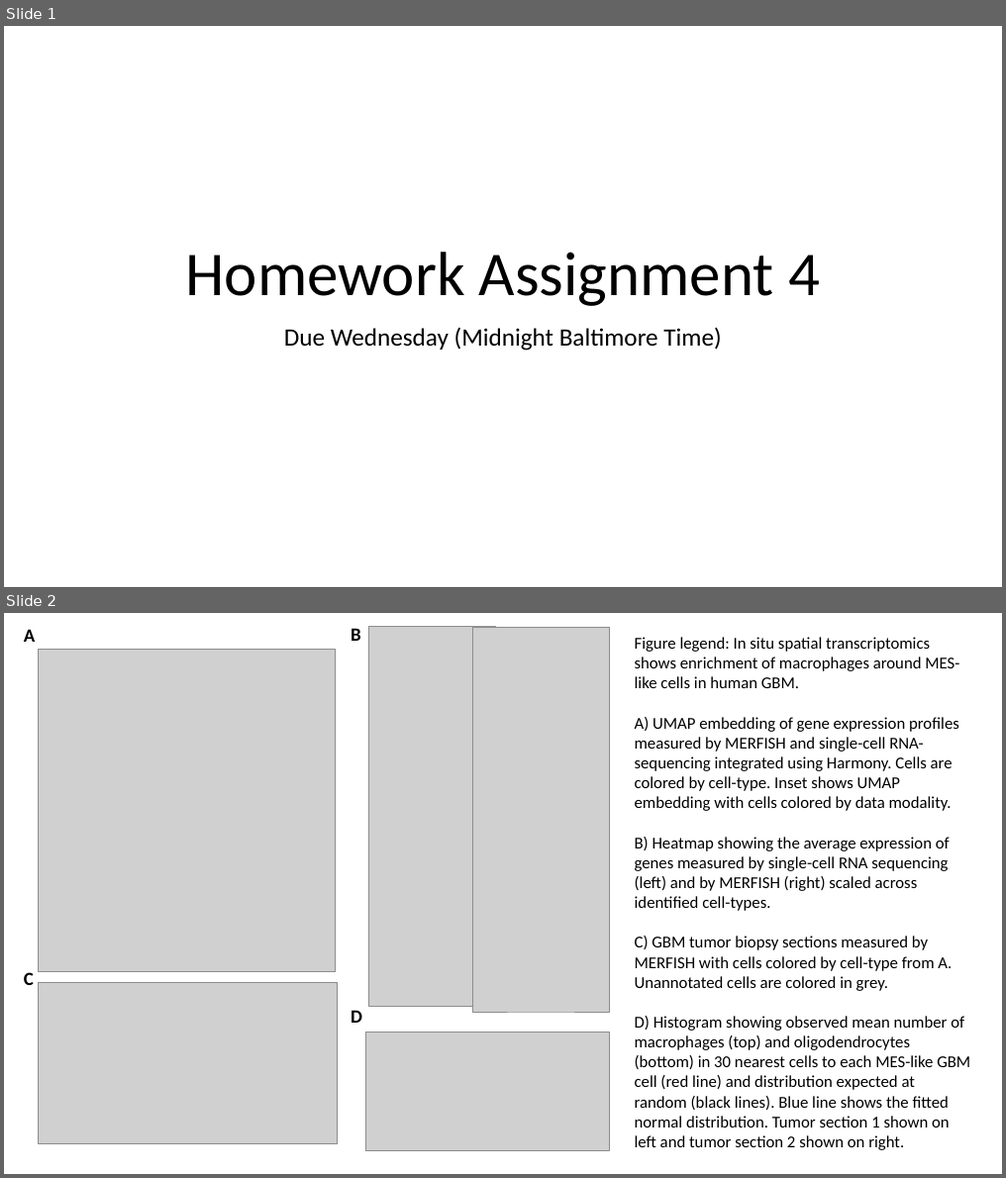
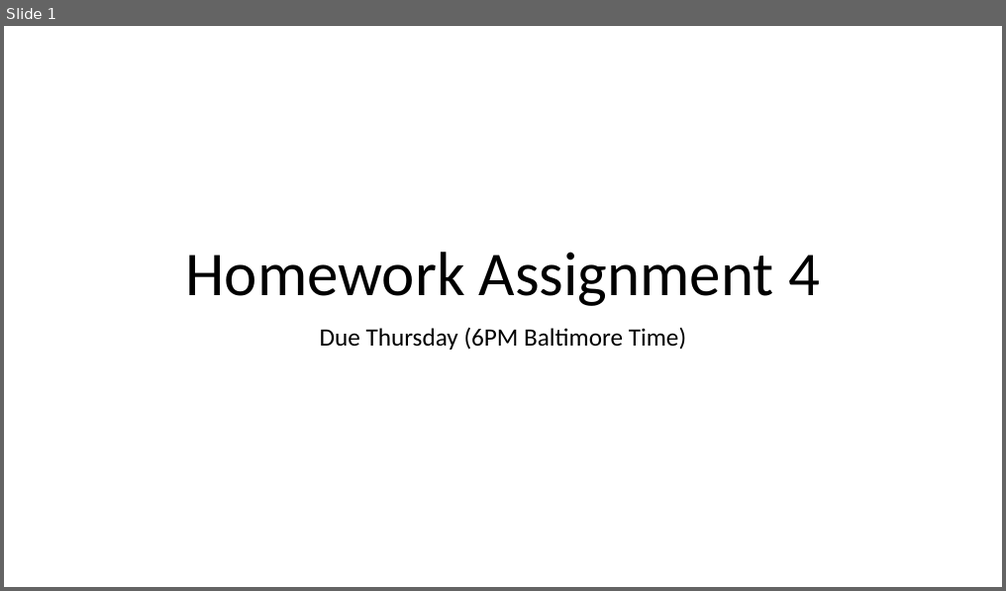
Before and after one commit to JEFworks-Lab/genomic-data-visualization-2022, a slide deck: resources/hw/genomic-data-visualization-HW_4.pptx. Shown one above the other, each under a label of ours: slides 1 and 2 before the commit, slide 1 after it. The pictures are 1006x1178 and 1006x591 pixels, drawn with LibreOffice and Linux fonts; fonts in the diff are those of the drawing; grey boxes stand for pictures. Boxes give left, top, right and bottom in pixels: in the first picture for what was removed or moved away, otherwise in the second. Text is boxed around its words. In the diff, an @@ line names an element or a change of style, - is before the commit and + after.

```diff
--- a/resources/hw/genomic-data-visualization-HW_4.pptx
+++ b/resources/hw/genomic-data-visualization-HW_4.pptx
@@ slide 2 removed at bbox=[4, 613, 1002, 1174], background #FFFFFF @@
@@ text removed at bbox=[635, 637, 970, 1151] @@
-Figure legend: In situ spatial transcriptomics shows enrichment of macrophages around MES-like cells in human GBM.
-A) UMAP embedding of gene expression profiles measured by MERFISH and single-cell RNA-sequencing integrated using Harmony. Cells are colored by cell-type. Inset shows UMAP embedding with cells colored by data modality.
-B) Heatmap showing the average expression of genes measured by single-cell RNA sequencing (left) and by MERFISH (right) scaled across identified cell-types.
-C) GBM tumor biopsy sections measured by MERFISH with cells colored by cell-type from A. Unannotated cells are colored in grey.
-D) Histogram showing observed mean number of macrophages (top) and oligodendrocytes (bottom) in 30 nearest cells to each MES-like GBM cell (red line) and distribution expected at random (black lines). Blue line shows the fitted normal distribution. Tumor section 1 shown on left and tumor section 2 shown on right.
@@ group removed at bbox=[24, 626, 610, 1152]: 5 pictures, 4 texts @@
-A
-B
-C
-D
@@ slide 1 changed as well @@
@@ subtitle at bbox=[320, 327, 686, 350]: text changed @@
-Due Wednesday (Midnight Baltimore Time)
+Due Thursday (6PM Baltimore Time)
```
Also in this commit, not shown: 1 other slide changed, 1 slide added, 3 other slides removed, 2 other files.
